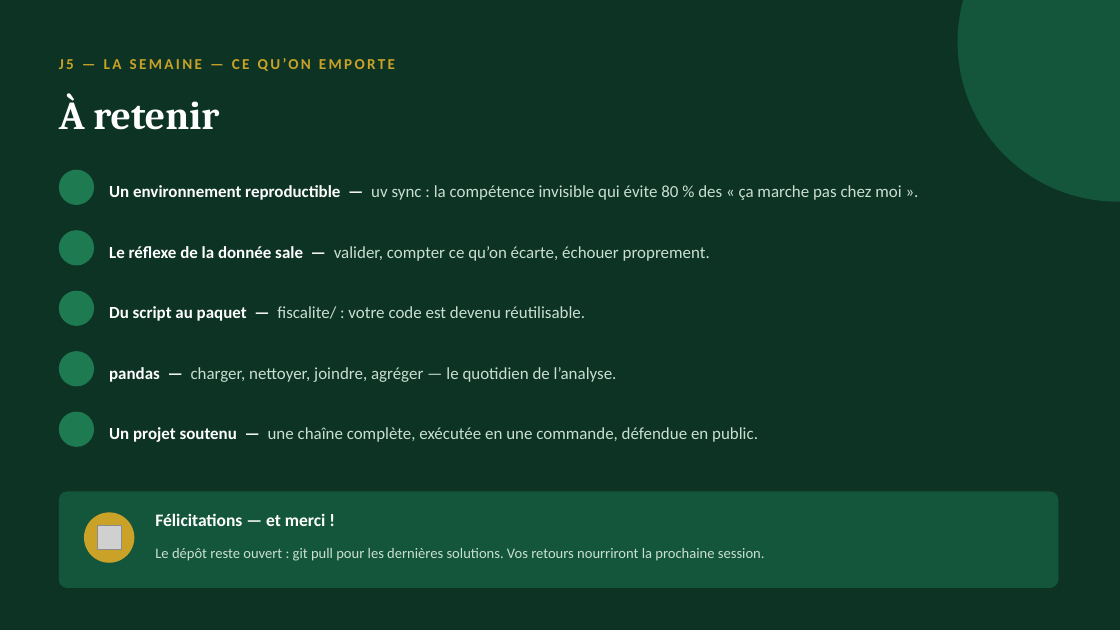
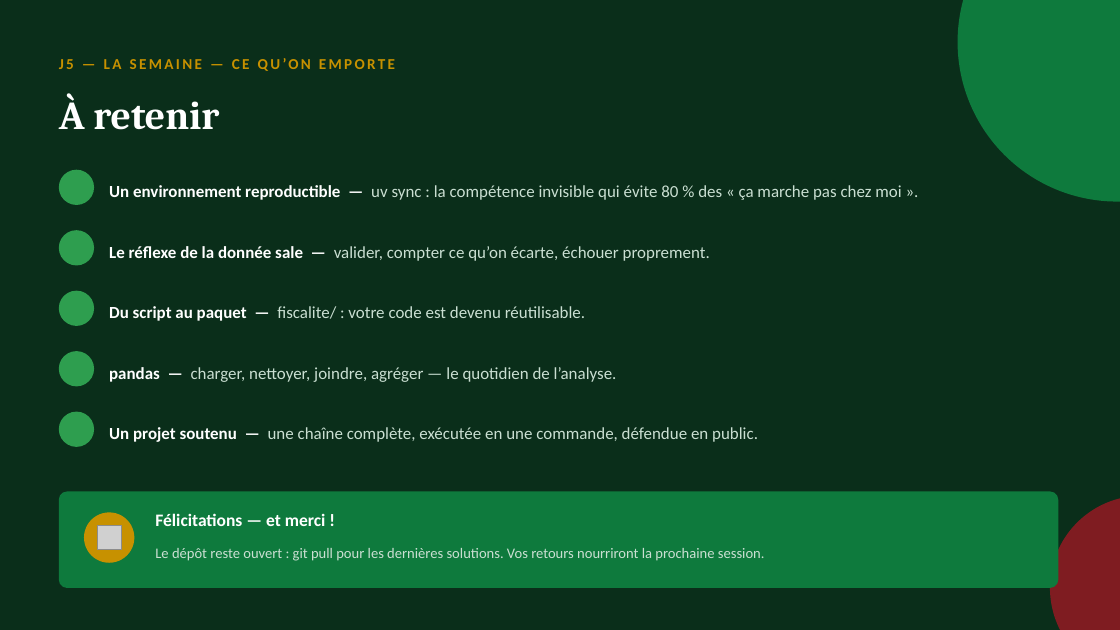
Before and after one commit to sogui/formation-python, a slide deck: slide 10 of slides/sources/J5-integration-projet.pptx. Drawn at 1120x630 pixels with LibreOffice and Linux fonts; fonts in the diff are those of the drawing; grey boxes stand for pictures; background and template pictures are left out. Boxes give left, top, right and bottom in pixels: in the first picture for what was removed or moved away, otherwise in the second. Text is boxed around its words. In the diff, an @@ line names an element or a change of style, - is before the commit and + after.

Commit message:
Guinée-Bissau (DGI) : correction géographique + nouveau design des slides
- Régions et secteurs de Guinée-Bissau (Bissau, Bafatá, Gabú, Cacheu…)
- Noms bissau-guinéens, téléphones 95/96/97, montants en FCFA
- Slides : palette drapeau (rouge/jaune/vert), logo DGI en couverture
  et en en-tête de chaque slide

```diff
--- a/slides/sources/J5-integration-projet.pptx
+++ b/slides/sources/J5-integration-projet.pptx
@@ background #0D3325 to #0A2E1A @@
@@ ellipse at bbox=[958, 0, 1120, 202]: fill #14563C to #0E7A3D @@
@@ text "J5 — LA SEMAINE — ..." at bbox=[59, 58, 395, 71]: text colour #C9A227 to #C79100 @@
@@ fill #1E7A50 to #2E9E4F in 5 elements at bbox=[59, 170, 94, 205], bbox=[59, 230, 94, 266], bbox=[59, 291, 94, 326], bbox=[59, 351, 94, 386], bbox=[59, 412, 94, 447] @@
@@ rounded rectangle at bbox=[59, 492, 1059, 588]: fill #14563C to #0E7A3D @@
@@ ellipse added at bbox=[1050, 496, 1120, 630], fill #CE1126 at 60% opacity @@
@@ ellipse at bbox=[84, 513, 134, 563]: fill #C9A227 to #C79100 @@
```
Also in this commit, not shown: 9 other slides changed, 29 other files.
